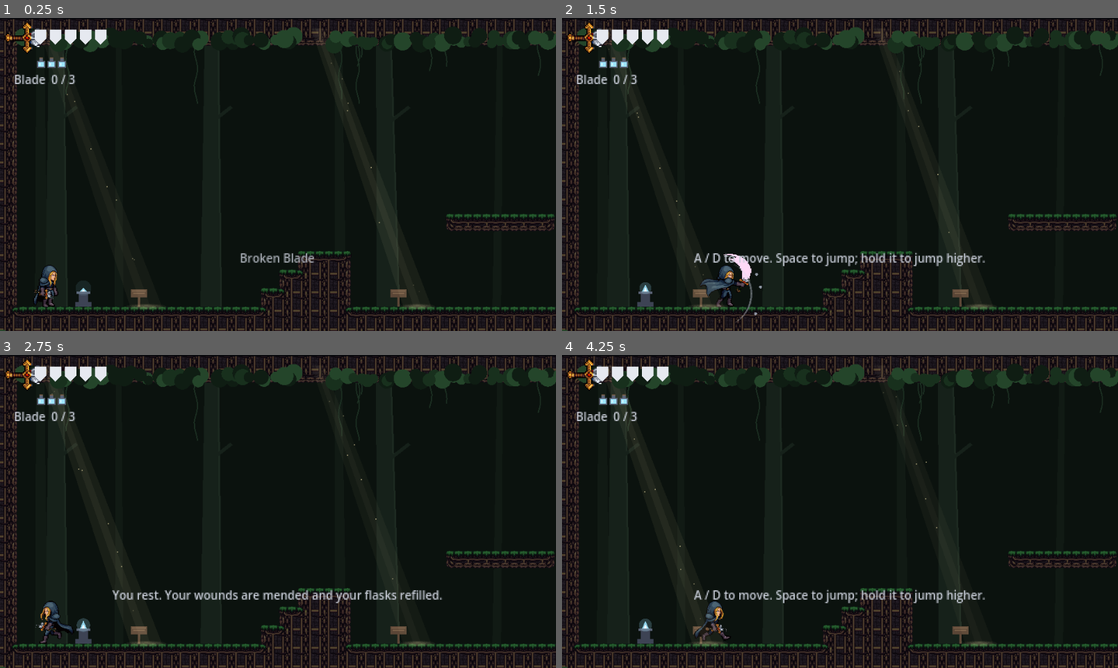
Above: before the commit, frames 1-4 (two rows, left to right).
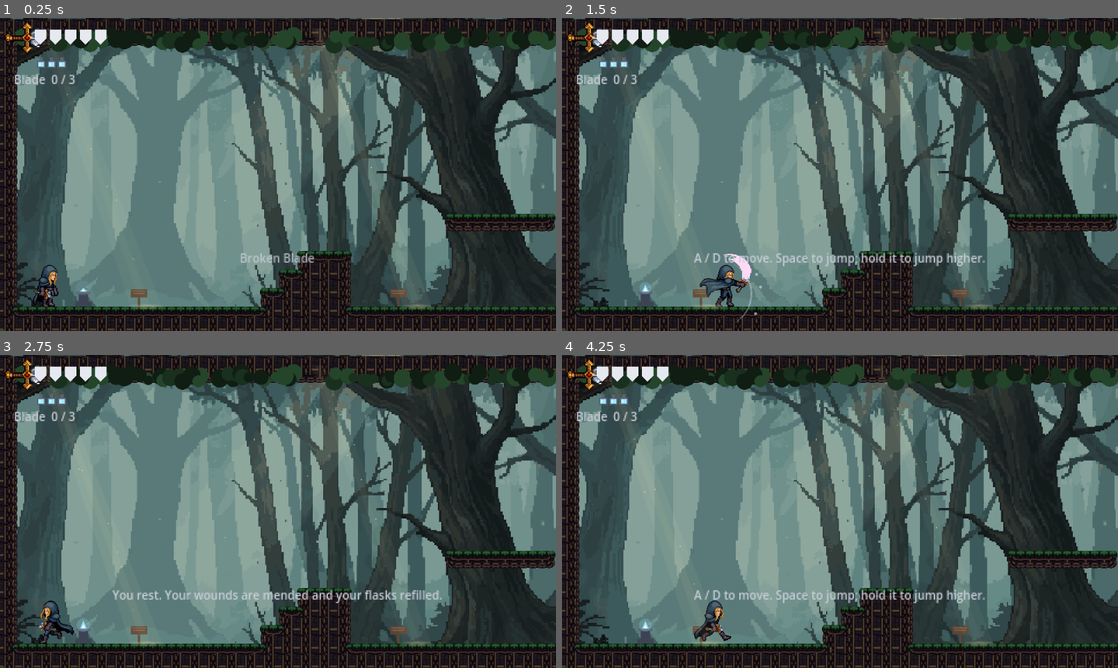
Above: after the commit, the same moments.

Repository: M1QuickGun/broken-blade
Game: Godot game, scene res://scenes/main.tscn
Two runs of this game, one before a commit and one after it. Both use one fixed random seed, a clock stepped at 60 frames per second and the inputs below.
Inputs (mouse positions are in pixels of both pictures, inside the frame that each line leads up to):
- Up to frame 1 (0.25 s): no input
- Up to frame 2 (1.5 s): move the mouse to (962, 158) at 0.52 s; hold D (move_right) 0.53-1.25 s; hold Right mouse button (shockline) 0.53-1.25 s; tap Shift (dash) at 0.6 s; click (962, 158) at 0.67 s; tap Space (jump) at 0.77 s; drag from (728, 190) to (645, 296) at 1.27 s
- Up to frame 3 (2.75 s): move the mouse to (333, 442) at 2.02 s; hold A (move_left) from 2.03 s (still down); hold Right mouse button (shockline) from 2.03 s (still down); click (333, 442) at 2.1 s
- Up to frame 4 (4.25 s): release A (move_left) at 2.75 s; release Right mouse button (shockline) at 2.75 s; drag from (812, 574) to (701, 630) at 2.77 s; tap Enter at 3.5 s; move the mouse to (1006, 558) at 3.52 s; hold D (move_right) from 3.53 s (still down); hold Right mouse button (shockline) from 3.53 s (still down); tap F (heal) at 3.6 s; tap Space (jump) at 3.77 s

The runs differ from the first frame. In frame 1, 68% of the frame differs, in the area x 1-100%, y 0-93%; in frame 2, 68%; in frame 3, 68%; in frame 4, 68%.

Commit message:
Low feet-first slide with spray that loops while sliding, painted forest backdrop with parallax, shockline fires straight from the blade with no enemy lock-on and a wider catch, centipede fight plan
Co-Authored-By: Claude Opus 5.5 <noreply@anthropic.com>

Diff:
--- a/scripts/forest.gd
+++ b/scripts/forest.gd
@@ -1,10 +1,17 @@
 extends Node2D
 ## The Foothills forest at the foot of the mountain, drawn in two layers around a room's
-## tiles: a backdrop of trunks and hanging vines behind them, and in front a leaf canopy
-## over the ceiling with shafts of light breaking through it and dust drifting in the light.
+## tiles: behind them a painted forest (art/world/forest_bg.png) that drifts slowly as the
+## camera moves, and in front a leaf canopy over the ceiling with shafts of light breaking
+## through it and dust drifting in the light.
 ## The room adds one of each (front = false / true) and hands over its size and cells.
 
 const TILE := 16
+const BACKDROP := preload("res://art/world/forest_bg.png")
+## How much the backdrop follows the camera's movement across the room: 0 would pin it
+## to the screen, 1 to the room.
+const PARALLAX := 0.3
+## A room's viewport in world units (480x270, see Game.ART_SCALE).
+const VIEW := Vector2(480, 270)
 
 const COLOR_SKY := Color("0b120e")
 const COLOR_TRUNK_FAR := Color("111a14")
@@ -22,6 +29,8 @@
 ## ceiling cells to cover.
 var solid := PackedStringArray()
 var seed_text := ""
+## How bright the backdrop is: the open forest, or dim through the walls of the ruins.
+var backdrop_tint := Color(0.72, 0.76, 0.74)
 
 var _time := 0.0
 var _shafts: Array[Dictionary] = []
@@ -29,10 +38,22 @@
 var _trunks: Array[Dictionary] = []
 var _vines: Array[Dictionary] = []
 var _leaves: Array[Dictionary] = []
+var _backdrop: Sprite2D
 
 
 func _ready() -> void:
-	z_index = 1 if front else -1
+	z_index = 1 if front else -2  # -1 is left for Storm tucked behind the tiles
+	if not front:
+		_backdrop = Sprite2D.new()
+		_backdrop.texture = BACKDROP
+		_backdrop.modulate = backdrop_tint
+		# Big enough to cover the view wherever the camera goes in this room.
+		var travel := (size_px - VIEW).max(Vector2.ZERO) * PARALLAX
+		var need := VIEW + travel + Vector2(8, 8)
+		var tex := Vector2(BACKDROP.get_size())
+		_backdrop.scale = Vector2.ONE * maxf(1.0, maxf(need.x / tex.x, need.y / tex.y))
+		add_child(_backdrop)
+		_update_backdrop()
 	var rng := RandomNumberGenerator.new()
 	rng.seed = hash(seed_text)
 	var cols := int(size_px.x / TILE)
@@ -76,6 +97,17 @@
 	if front:
 		_time += delta
 		queue_redraw()
+	else:
+		_update_backdrop()
+
+
+func _update_backdrop() -> void:
+	var camera := get_viewport().get_camera_2d()
+	var room_center := size_px / 2.0
+	var view_center := room_center
+	if camera:
+		view_center = to_local(camera.get_screen_center_position())
+	_backdrop.position = view_center - (view_center - room_center) * PARALLAX
 
 
 func _draw() -> void:
@@ -87,6 +119,8 @@
 
 func _draw_back() -> void:
 	draw_rect(Rect2(Vector2.ZERO, size_px), COLOR_SKY)
+	if _backdrop:
+		return  # the painted forest covers it
 	for t in _trunks:
 		var color := COLOR_TRUNK_FAR if t.layer == 0 else COLOR_TRUNK_MID
 		var base_w: float = t.w
--- a/scripts/player.gd
+++ b/scripts/player.gd
@@ -92,9 +92,12 @@
 ## is held; enemies get struck.
 const SHOCK_RANGE := 160.0
 const SHOCK_FIRE_SPEED := 1300.0
-## How close to the line a ring or enemy must be to get caught.
+## How close to the line a ring must be to get caught.
 const SHOCK_CATCH_RADIUS := 14.0
-## Aim assist: a ring or enemy within this angle (radians) of straight ahead
+## Enemies aren't aimed at (landing the line on one is up to the player), so the line
+## catches them from further off to make up for it.
+const SHOCK_ENEMY_CATCH_RADIUS := 26.0
+## Aim assist, for rings only: a ring within this angle (radians) of straight ahead
 ## gets the line fired directly at it.
 const SHOCK_ASSIST_ANGLE := 0.6
 const SHOCK_PULL_SPEED := 600.0
@@ -104,7 +107,7 @@
 ## while lightning gathers at the tip.
 const SHOCK_AIM_TIME := 0.16
 const SHOCK_ARRIVE_DIST := 10.0
-const SHOCK_STRIKE_DIST := 14.0
+const SHOCK_STRIKE_DIST := 24.0
 ## Where Storm's feet sit relative to a ring he's hanging from, so the ring is
 ## just above his head and he can fire level at the next one.
 const SHOCK_HANG_OFFSET := Vector2(0, 19)
@@ -131,6 +134,7 @@
 const COLOR_WAVE_ICE := Color(0.62, 0.9, 1.0)
 const COLOR_WAVE_BOLT := Color(0.72, 0.56, 1.0)
 const COLOR_ICE := Color(0.6, 0.88, 1.0)
+const COLOR_DUST := Color(0.55, 0.5, 0.45)
 const COLOR_FIRE := Color(1.0, 0.45, 0.12)
 const COLOR_FIRE_CORE := Color(1.0, 0.85, 0.4)
 const COLOR_BOLT := Color("fff3a8")
@@ -218,7 +222,7 @@
 	"attack_up": [26.0, false],
 	"attack_down": [26.0, false],
 	"jump": [0.0, false],
-	"slide": [40.0, false],
+	"slide": [20.0, true],
 	"spin": [26.0, false],
 	"wall": [6.0, true],
 	"drink": [10.0, false],
@@ -232,7 +236,8 @@
 const JUMP_FRAME_APEX := 6
 const JUMP_FRAME_FALL := 8
 ## The dash is short, so the slide starts partway into its drop-down.
-const SLIDE_FIRST_FRAME := 4
+const SLIDE_FIRST_FRAME := 1
+const SLIDE_LOOP_FROM := 3
 
 var _sprite: AnimatedSprite2D
 ## SpriteFrames per blade stage, built on first use.
@@ -520,6 +525,17 @@
 		return
 	velocity = Vector2(_dash_dir * DASH_SPEED, 0.0)
 	_trail.append({"pos": global_position, "age": 0.0})
+	# Ice sprays up off the dragging blade behind him, dust off his leading heel.
+	for i in 2:
+		if _embers.size() >= MAX_EMBERS:
+			break
+		_embers.append({"pos": global_position + Vector2(-_dash_dir * randf_range(8.0, 14.0), -1.0),
+			"vel": Vector2(-_dash_dir * randf_range(40.0, 110.0), randf_range(-90.0, -30.0)),
+			"age": randf() * 0.1, "color": Color.WHITE if i == 0 else COLOR_ICE})
+	if _embers.size() < MAX_EMBERS:
+		_embers.append({"pos": global_position + Vector2(_dash_dir * 10.0, -1.0),
+			"vel": Vector2(-_dash_dir * randf_range(10.0, 40.0), randf_range(-40.0, -10.0)),
+			"age": 0.15, "color": COLOR_DUST})
 	# Sliding off a ledge ends the slide: there's no ground left to freeze.
 	if _dash_time <= 0.0 or is_on_wall() or not is_on_floor():
 		_dash_time = 0.0
@@ -619,13 +635,15 @@
 	_carry = 0.0
 
 
-## Straight ahead, or straight at the nearest ring or enemy roughly ahead.
+## Straight ahead, or straight at the nearest ring roughly ahead. Enemies get no help.
 func _shock_aim() -> Vector2:
 	var ahead := Vector2(facing, 0)
-	var center := _center()
+	var center := _sword_point()
 	var best := ahead
 	var best_dist := INF
 	for target: Node2D in get_tree().get_nodes_in_group("shock_target"):
+		if _is_enemy(target):
+			continue
 		var to: Vector2 = target.shock_point() - center
 		var dist := to.length()
 		if dist > SHOCK_RANGE or dist >= best_dist or absf(ahead.angle_to(to)) > SHOCK_ASSIST_ANGLE:
@@ -657,10 +675,12 @@
 func _update_shock_firing(delta: float) -> void:
 	velocity = Vector2.ZERO
 	var from := _shock_tip
+	# Storm holds still while it flies, so the line runs straight out from the blade.
+	var origin := _sword_point()
 	var to := from + _shock_dir * SHOCK_FIRE_SPEED * delta
-	var out_of_range := _center().distance_to(to) >= SHOCK_RANGE
+	var out_of_range := origin.distance_to(to) >= SHOCK_RANGE
 	if out_of_range:
-		to = _center() + _shock_dir * SHOCK_RANGE
+		to = origin + _shock_dir * SHOCK_RANGE
 
 	var wall := get_world_2d().direct_space_state.intersect_ray(
 		PhysicsRayQueryParameters2D.create(from, to, LAYER_WORLD))
@@ -676,6 +696,10 @@
 		_shock_tip = to
 
 
+func _is_enemy(target: Node) -> bool:
+	return target.has_method("take_hit")
+
+
 ## The first ring or enemy the line passes over between two points.
 func _shock_target_between(from: Vector2, to: Vector2) -> Node2D:
 	var best: Node2D = null
@@ -683,7 +707,8 @@
 	for target: Node2D in get_tree().get_nodes_in_group("shock_target"):
 		var point: Vector2 = target.shock_point()
 		var closest := Geometry2D.get_closest_point_to_segment(point, from, to)
-		if closest.distance_to(point) > SHOCK_CATCH_RADIUS:
+		var radius := SHOCK_ENEMY_CATCH_RADIUS if _is_enemy(target) else SHOCK_CATCH_RADIUS
+		if closest.distance_to(point) > radius:
 			continue
 		var along := from.distance_to(closest)
 		if along < best_dist:
@@ -734,7 +759,10 @@
 			velocity = _shock_dir * RUN_SPEED
 			_carry = CARRY_TIME
 	elif _shock_time > 0.05 and get_real_velocity().length() < 20.0:
-		_end_shockline()  # reached a wall, or snagged on a ledge
+		if is_enemy and dist <= SHOCK_STRIKE_DIST * 2.0:
+			_shock_strike(_shock_target)  # snagged just short of it: still close enough to land
+		else:
+			_end_shockline()  # reached a wall, or snagged on a ledge
 
 
 # Hanging from a ring: held for as long as the shockline button is held.
@@ -978,6 +1006,12 @@
 
 # --- Art ---
 
+## The slide's drop-in frames play once; after that only the sliding frames loop.
+func _on_sprite_looped() -> void:
+	if _sprite.animation == "slide":
+		_sprite.frame = SLIDE_LOOP_FROM
+
+
 func _build_sprite() -> void:
 	_sprite = AnimatedSprite2D.new()
 	# Drawn at 2x detail, so shown at half scale.
@@ -985,6 +1019,7 @@
 	# Behind the trail, shockline and slash, which are drawn by this node.
 	_sprite.show_behind_parent = true
 	add_child(_sprite)
+	_sprite.animation_looped.connect(_on_sprite_looped)
 	_apply_blade_stage()
 	_sprite.play("idle")
 	Game.pieces_changed.connect(func(_count: int) -> void: _apply_blade_stage())
@@ -1042,6 +1077,7 @@
 
 func _update_sprite() -> void:
 	_apply_blade_stage()
+	_sprite.z_index = 0
 	_sprite.flip_h = facing < 0
 	# Keep Storm's body on the node's origin, and his feet on the bottom edge of the frame.
 	var size := int(_sprite.sprite_frames.get_frame_texture(_sprite.animation, 0).get_height())
@@ -1061,11 +1097,19 @@
 		# Aim, then hold the blade level while the tip flies and drags him along.
 		_sprite.play("point" if _sprite.sprite_frames.has_animation("point") else "idle")
 		return
+	# The slide pose sits taller than the slide body; in a crawlspace it would poke up
+	# through the ceiling, so there Storm is drawn behind the tiles instead.
+	var crawling := _is_small() and _spin_time <= 0.0 			and not _query(FULL_BODY.grow(-0.5), LAYER_WORLD).is_empty()
+	_sprite.z_index = -1 if crawling else 0
 	if _is_small():
 		# Sliding, or still tucked under a low ceiling: hold the low slide pose.
 		if _sprite.animation != "slide":
 			_sprite.play("slide")
 			_sprite.frame = SLIDE_FIRST_FRAME
+		elif _dash_time <= 0.0:
+			_sprite.pause()  # tucked under a ceiling after the slide: hold still
+		elif not _sprite.is_playing():
+			_sprite.play()
 		return
 	if _drink_time > 0.0:
 		_sprite.play("drink" if _sprite.sprite_frames.has_animation("drink") else "idle")
--- a/scripts/room.gd
+++ b/scripts/room.gd
@@ -89,6 +89,8 @@
 			woods.size_px = size_px
 			woods.solid = _grid
 			woods.seed_text = room_name
+			if not _forest:
+				woods.backdrop_tint = Color(0.4, 0.43, 0.42)  # glimpsed through ruined walls
 			add_child(woods)
 
 
Binary file changed: art/storm/full/slide.png
Binary file changed: art/storm/ice/slide.png
Binary file changed: art/storm/ice_fire/slide.png
Binary file changed: art/storm/ice_lightning/slide.png
Binary file added: art/world/forest_bg.png
Not shown, added: art/world/forest_bg.png.import
Not shown, changed: DESIGN.md
